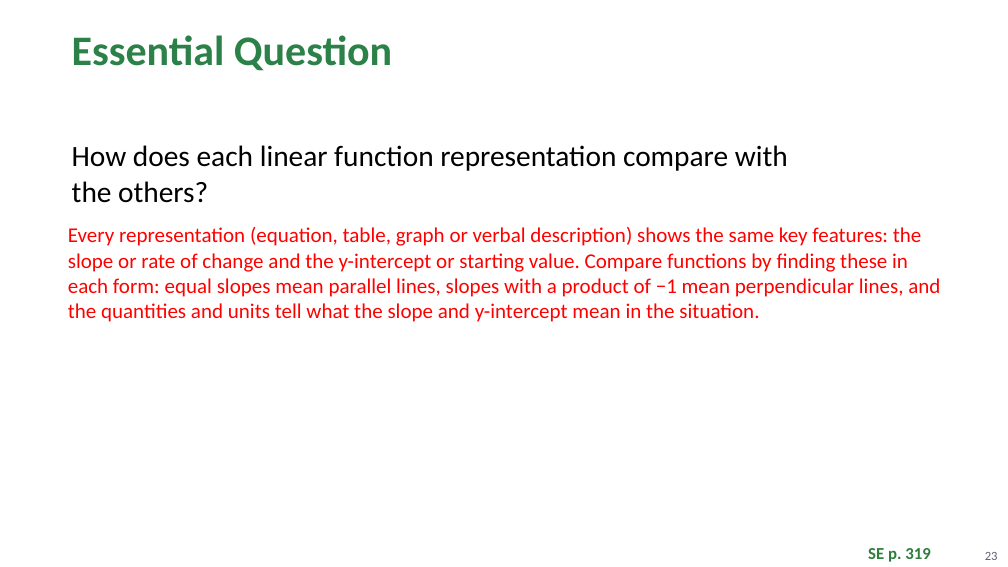
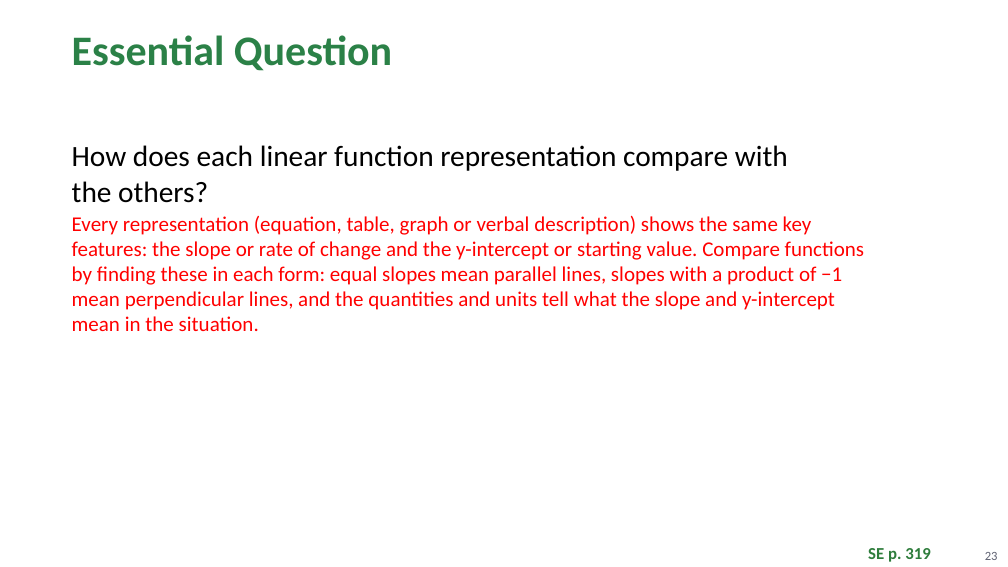
Before and after one commit to Apolloat2022/Algebra1M2U1L4, a slide deck: slide 23 of Module 2 topic 2/BLMathematics_AlgI_M2_T2_L4_LessonSlides_ENG_with_answers.pptx. Drawn at 1008x567 pixels with LibreOffice and Linux fonts; fonts in the diff are those of the drawing; background and template pictures are left out. Boxes give left, top, right and bottom in pixels: in the first picture for what was removed or moved away, otherwise in the second. Text is boxed around its words. In the diff, an @@ line names an element or a change of style, - is before the commit and + after.

```diff
--- a/Module 2 topic 2/BLMathematics_AlgI_M2_T2_L4_LessonSlides_ENG_with_answers.pptx
+++ b/Module 2 topic 2/BLMathematics_AlgI_M2_T2_L4_LessonSlides_ENG_with_answers.pptx
@@ text "How does each linear function ...": place and size @@
-text "How does each linear function ..." at [68, 227, 940, 322]
+text "How does each linear function ..." at [72, 145, 864, 331]
@@ text at [72, 216, 864, 331]: list level 1 to 2 in "Every representation (equation, table, graph ..." @@
```
Also in this commit, not shown: 3 other slides changed, 4 other files.
